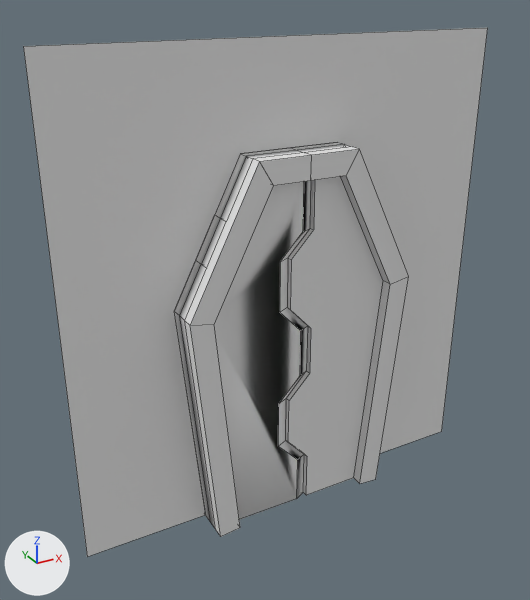
A saved change to the FBX model Assets/_game/RoomSet/Door.fbx.
One viewpoint serves both versions: a camera (50 mm lens) standing at (-2.89, -6.74, 4.38) and looking at (-0.22, -1.89, 1.96). The lights are fixed; the arrows at lower left show +X, +Y and +Z. Mesh edges are drawn as thin lines. Where no turn or scale is listed for an object, it has been applied to the vertices.

Objects in the first picture: 'Door', 'Door.001', 'DoorFram', 'WallWithDoor'.
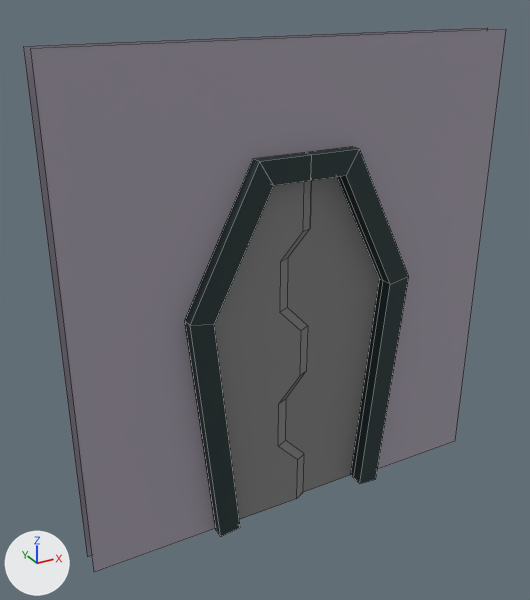
Where the newer file only moved an object's origin or applied its transform, the numbers keep the older frame.

Where the change shows, as pixel boxes [x1, y1, x2, y2] in the pictures (530 x 600 px; the box of a moved part takes in the faces that stretch with it):
'WallWithDoorBack', added
    after: [31, 29, 505, 572]
'WallWithDoor', recoloured
    both: [23, 27, 488, 557]
'DoorFram', recoloured
    both: [175, 142, 409, 537]
'Door.001', reshaped, rescaled
    before: [286, 176, 383, 495]
    after: [286, 177, 380, 492]
part 1 of me_plane_004, moved or reshaped
    both: [214, 182, 304, 520]
part 2 of me_plane_004, recoloured
    both: [279, 181, 311, 498]
part 3 of me_plane_009, deleted
    before: [286, 176, 383, 495]
part 4 of me_plane_009, added
    after: [286, 177, 380, 492]

Diff of the bpy script that builds the scene:
```diff
--- a/Assets/_game/RoomSet/Door.fbx.py
+++ b/Assets/_game/RoomSet/Door.fbx.py
@@ mat_copper @@
+mat_copper = principled_material('Copper')
+mat_copper.base_color = (0.0118, 0.0296, 0.0311)  # dark cyan #1c3031
+mat_copper.roughness = 0.69
@@ mat_hardplastic @@
+mat_hardplastic = principled_material('HardPlastic')
+mat_hardplastic.base_color = (0.22, 0.22, 0.22)  # grey #818181
+mat_hardplastic.roughness = 0.69
@@ mat_wallmaterial @@
+mat_wallmaterial = principled_material('WallMaterial')
+mat_wallmaterial.base_color = (0.384, 0.349, 0.42)  # grey #a79fad
+mat_wallmaterial.roughness = 0.69
@@ me_plane_004 @@
 # used by ob_door; location = (0.0, 0.0, 0.0)
-me_plane_004.from_pydata(...)  # 70 vertices, 54 faces; spans x -0.82..0.1, y -2.1..-1.9, z 0.0..3.0
+me_plane_004.from_pydata(...)  # 52 vertices, 41 faces; spans x -0.82..0.1, y -2.1..-1.9, z 0.0..3.0
+# me_plane_004 part 1
+# 18 vertices are removed from x -0.82..0.1, y -2.1..-1.9, z 0.0..3.0
+# 42 faces are deleted
+# 29 new faces join them
+# me_plane_004 part 2: 24 faces spanning x -0.82..0.1, y -2.1..-1.9, z 0.0..3.0 switch from mat_doormat (white #e7e7e7) to mat_hardplastic (grey #818181)
@@ me_plane_006 @@
 me_plane_006.from_pydata(...)  # 11 vertices, 1 face; spans x -1.9..1.9, y -1.9, z 0.0..4.0
-me_plane_006.materials.append(mat_floormat)  # white #e7e7e7
+me_plane_006.materials.append(mat_wallmaterial)  # grey #a79fad
@@ me_plane_009 @@
 # used by ob_door_001; location = (0.0, 0.0, 0.0); scale = (1.9, 1.9, 1.9)
-me_plane_009.from_pydata(...)  # 39 vertices, 28 faces; spans x -0.05..0.43, y -1.11..-1.0, z 0.0..1.58
+me_plane_009.from_pydata(...)  # 26 vertices, 15 faces; spans x -0.1..0.82, y -2.05..-1.95, z 0.0..3.0
+# me_plane_009 part 3: the whole mesh is rebuilt
+# me_plane_009 part 4
+# 13 vertices are added at x -0.1..0.82, y -2.05, z 0.0..3.0
+# 13 new vertices lie (0.0, 0.1, 0.0) away from vertices in x -0.1..0.82, y -2.05, z 0.0..3.0
+# 6 new faces join them, mat_hardplastic (grey #818181)
+# 9 new faces join them, mat_doormat (white #e7e7e7)
 me_plane_009.materials.append(mat_doormat)
-me_plane_009.materials.append(mat_doorframemat)  # white #e7e7e7
+me_plane_009.materials.append(mat_hardplastic)  # grey #818181
@@ me_plane_002 @@
 me_plane_002.from_pydata(...)  # 82 vertices, 84 faces; spans x -1.02..1.02, y -2.2..-1.8, z -0.02..3.19
-me_plane_002.materials.append(mat_doorframemat)  # white #e7e7e7
+me_plane_002.materials.append(mat_copper)  # dark cyan #1c3031
@@ me_plane_000 @@
+me_plane_000.from_pydata([(1.9, -2.1, 4.0), (1.9, -2.1, 0.0), (0.82, -2.1, 0.0), (0.43, -2.1, 3.19), (0.0, -2.1, 3.19), (-0.43, -2.1, 3.19), (-1.02, -2.1, 2.04), (-0.82, -2.1, 0.0), (-1.9, -2.1, 0.0), (-1.9, -2.1, 4.0), (1.02, -2.1, 2.04)], [], [(0, 9, 8, 7, 6, 5, 4, 3, 10, 2, 1)])
+me_plane_000.materials.append(mat_wallmaterial)  # grey #a79fad
@@ ob_door_001 @@
 ob_door_001.location = (0.0, 0.0, 0.0)
-ob_door_001.scale = (1.9, 1.9, 1.9)
@@ ob_wallwithdoorback @@
+ob_wallwithdoorback = bpy.data.objects.new('WallWithDoorBack', me_plane_000)
+ob_wallwithdoorback.location = (0.0, 0.0, 0.0)
```
